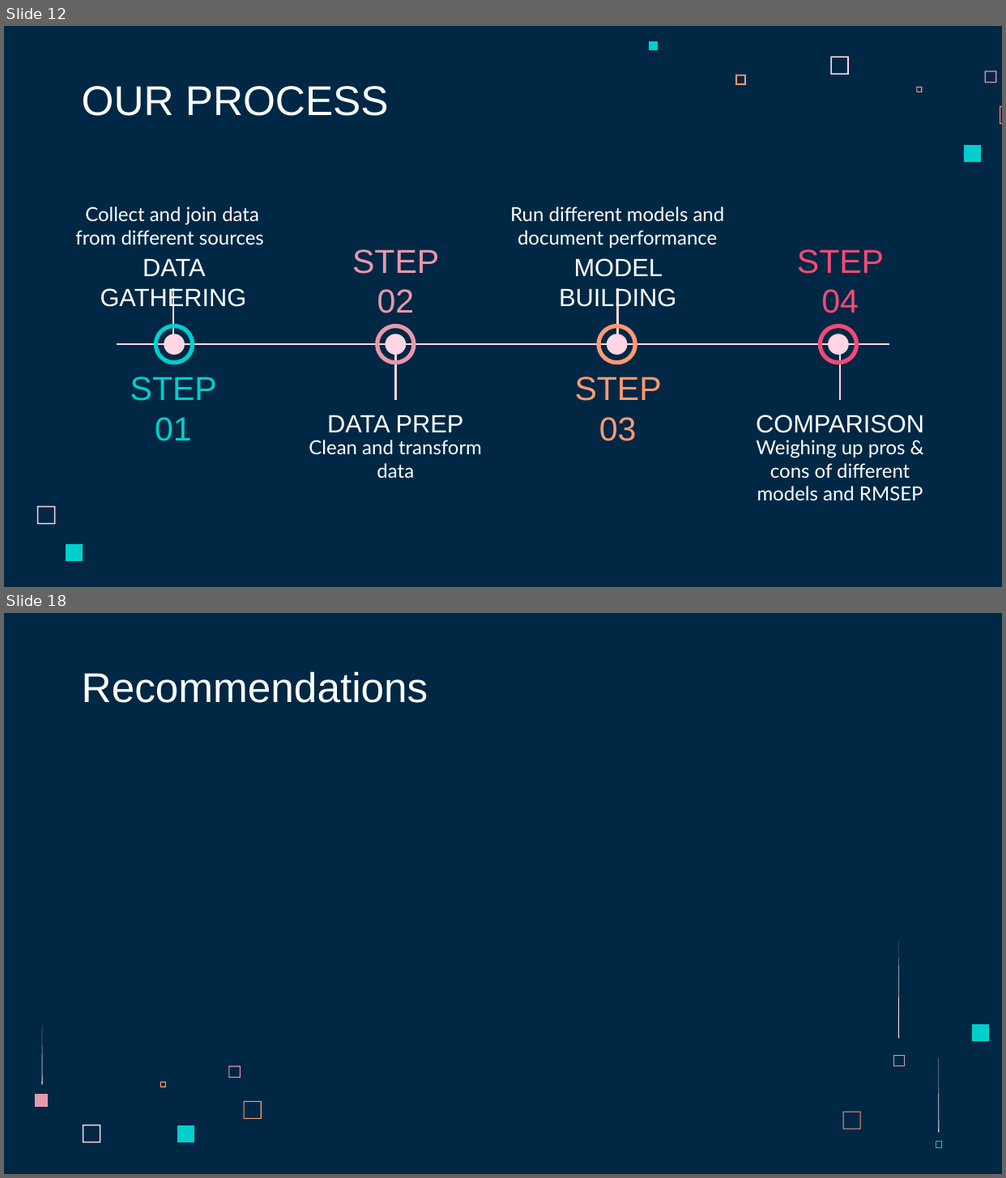
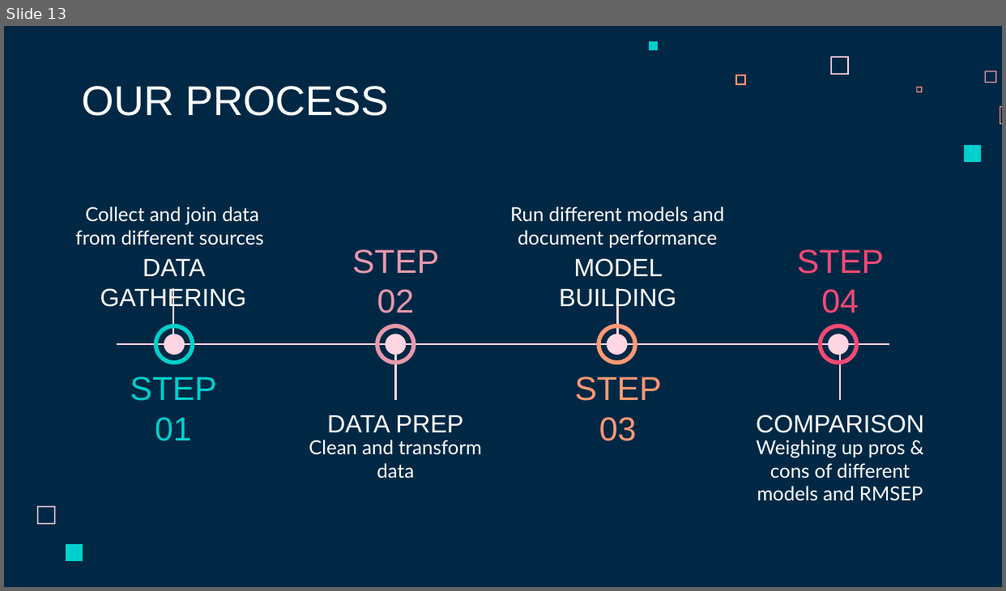
Before and after one commit to Jimbobaus/project, a slide deck: Presentation/draft_slides.pptx. Shown one above the other, each under a label of ours: slides 12 and 18 before the commit, slide 13 after it; the slides between them are not shown. The pictures are 1006x1178 and 1006x591 pixels, drawn with LibreOffice and Linux fonts; fonts in the diff are those of the drawing. Boxes give left, top, right and bottom in pixels: in the first picture for what was removed or moved away, otherwise in the second. Text is boxed around its words. In the diff, an @@ line names an element or a change of style, - is before the commit and + after.

```diff
--- a/Presentation/draft_slides.pptx
+++ b/Presentation/draft_slides.pptx
@@ slide 18 removed at (x1=4, y1=613, x2=1002, y2=1174), background #002845 @@
@@ title removed at (x1=82, y1=671, x2=428, y2=703) @@
-Recommendations
@@ freeform shape removed at (x1=898, y1=941, x2=899, y2=1039) @@
@@ freeform shape removed at (x1=42, y1=1024, x2=43, y2=1085) @@
@@ freeform shape removed at (x1=972, y1=1024, x2=989, y2=1041) @@
@@ freeform shape removed at (x1=228, y1=1066, x2=241, y2=1078) @@
@@ freeform shape removed at (x1=893, y1=1055, x2=904, y2=1066) @@
@@ freeform shape removed at (x1=938, y1=1057, x2=939, y2=1133) @@
@@ freeform shape removed at (x1=35, y1=1094, x2=48, y2=1107) @@
@@ freeform shape removed at (x1=160, y1=1082, x2=167, y2=1088) @@
@@ freeform shape removed at (x1=244, y1=1101, x2=262, y2=1119) @@
@@ freeform shape removed at (x1=843, y1=1112, x2=861, y2=1130) @@
@@ freeform shape removed at (x1=83, y1=1125, x2=101, y2=1143) @@
@@ freeform shape removed at (x1=177, y1=1126, x2=194, y2=1143) @@
@@ freeform shape removed at (x1=935, y1=1142, x2=941, y2=1148) @@
@@ what was slide 12 is now slide 13 @@
```
Also in this commit, not shown: 11 slides changed, 12 slides added, 6 other slides removed.
